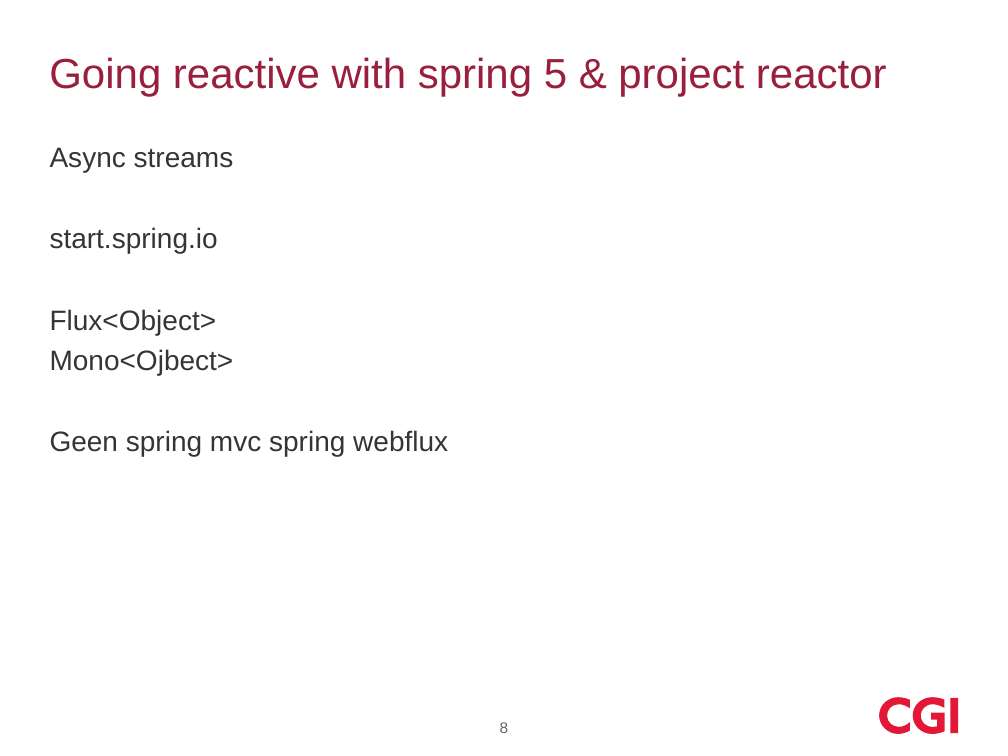
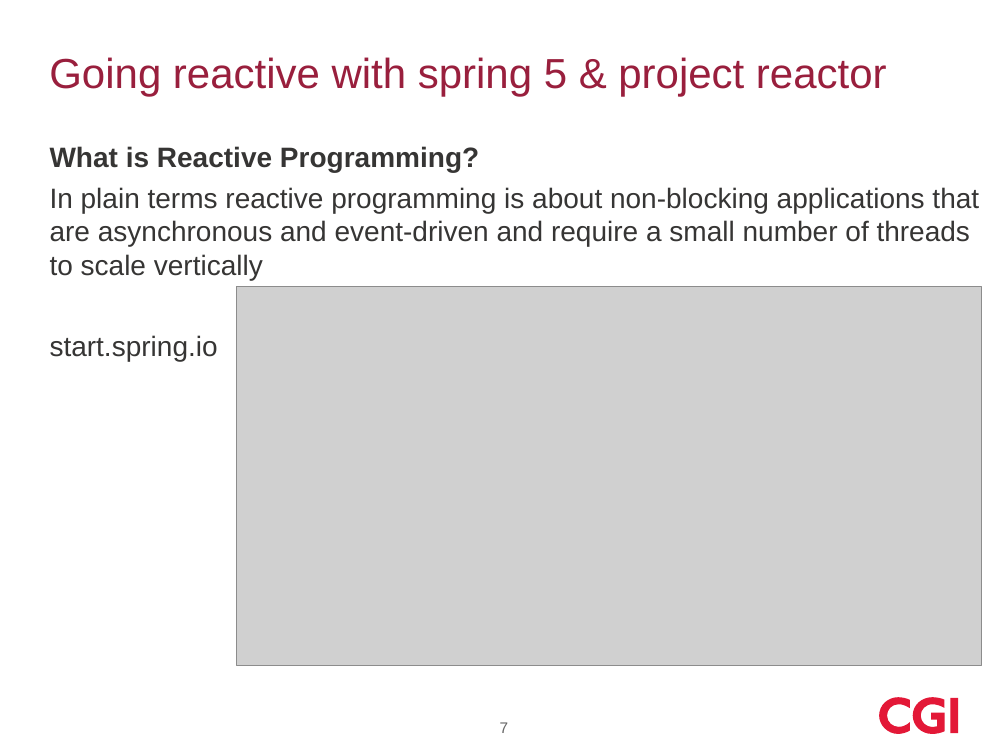
Before and after one commit to koosdrost/GeneralDir, a slide deck: slide 7 of devoxx_2017.pptx (slide 8 before the commit). Drawn at 1008x756 pixels with LibreOffice and Linux fonts; fonts in the diff are those of the drawing; grey boxes stand for pictures; background and template pictures are left out. Boxes give left, top, right and bottom in pixels: in the first picture for what was removed or moved away, otherwise in the second. Text is boxed around its words. In the diff, an @@ line names an element or a change of style, - is before the commit and + after.

```diff
--- a/devoxx_2017.pptx
+++ b/devoxx_2017.pptx
@@ text at box(50, 146, 979, 280): text changed @@
-Async streams
+What is Reactive Programming?
+In plain terms reactive programming is about non-blocking applications that are asynchronous and event-driven and require a small number of threads to scale vertically
@@ picture added at box(237, 287, 982, 665) @@
@@ text at box(50, 309, 448, 456): paragraphs removed @@
-Flux<Object>
-Mono<Ojbect>
-Geen spring mvc spring webflux
@@ page number at box(500, 722, 509, 733): text changed @@
-8
+7
```
Also in this commit, not shown: 4 other slides changed, 1 slide added, 2 slides removed.
